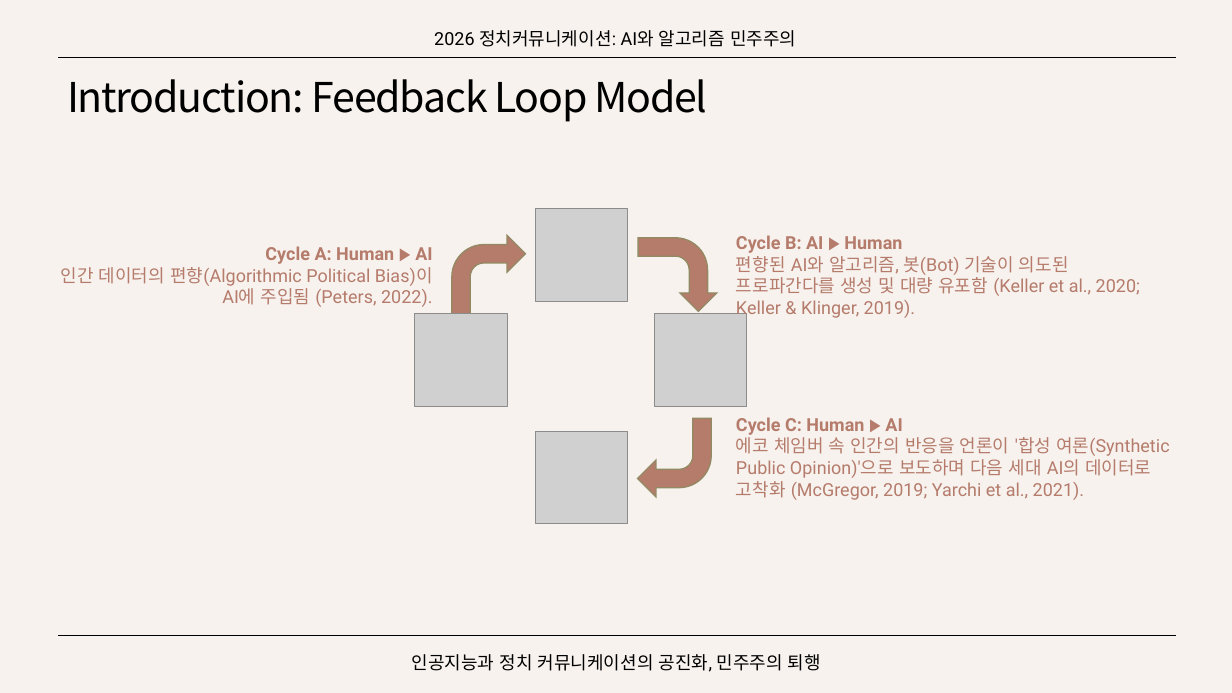
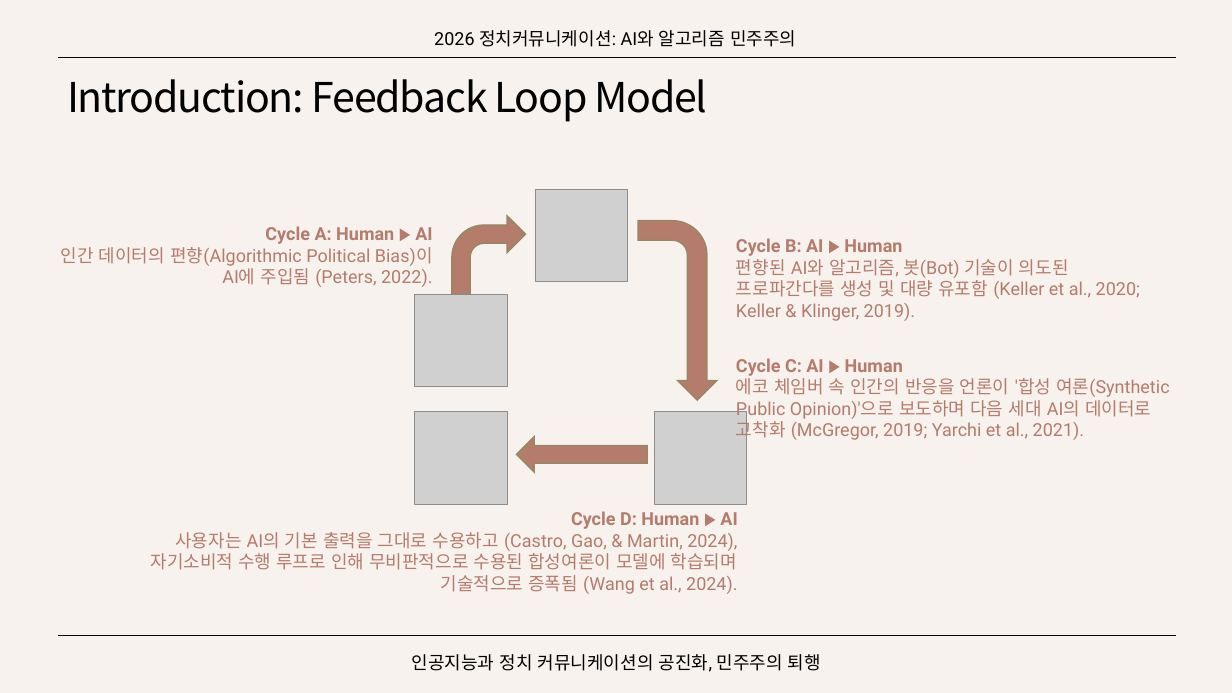
Before and after one commit to SongJongbeen/26-1, a slide deck: slide 3 of mac539/wk13_0527/presentation/13주 발제_송종빈.pptx. Drawn at 1232x693 pixels with LibreOffice and Linux fonts; fonts in the diff are those of the drawing; grey boxes stand for pictures. Boxes give left, top, right and bottom in pixels: in the first picture for what was removed or moved away, otherwise in the second. Text is boxed around its words. In the diff, an @@ line names an element or a change of style, - is before the commit and + after.

```diff
--- a/mac539/wk13_0527/presentation/13주 발제_송종빈.pptx
+++ b/mac539/wk13_0527/presentation/13주 발제_송종빈.pptx
@@ bent arrow: place and size @@
-bent arrow at bbox=[638, 238, 717, 312]
+bent arrow at bbox=[638, 220, 717, 400]
@@ 2 pictures, 1 text, 1 bent arrow: place and size @@
-2 pictures, 1 text, 1 bent arrow at bbox=[61, 209, 628, 407]
+2 pictures, 1 text, 1 bent arrow at bbox=[61, 189, 628, 387]
@@ picture removed at bbox=[654, 314, 747, 407] @@
@@ text "Cycle C: AI ▶ Human": place and size @@
-text "Cycle C: AI ▶ Human" at bbox=[736, 417, 1169, 500]
+text "Cycle C: AI ▶ Human" at bbox=[736, 358, 1169, 442]
@@ text at bbox=[736, 358, 903, 376]: text changed @@
-Cycle C: Human ▶ AI
+Cycle C: AI ▶ Human
@@ picture added at bbox=[415, 412, 507, 505] @@
@@ bent arrow removed at bbox=[638, 419, 712, 497] @@
@@ picture added at bbox=[654, 412, 747, 505] @@
@@ left arrow added at bbox=[517, 436, 648, 472], fill #B57B6B, outline #928A63 1 pt @@
@@ picture removed at bbox=[536, 432, 628, 524] @@
@@ text added at bbox=[150, 511, 737, 594], 14 pt, text #B57B6B @@
+Cycle D: Human ▶ AI
+사용자는 AI의 기본 출력을 그대로 수용하고 (Castro, Gao, & Martin, 2024), 자기소비적 수행 루프로 인해 무비판적으로 수용된 합성여론이 모델에 학습되며 기술적으로 증폭됨 (Wang et al., 2024).
```
Also in this commit, not shown: 10 other slides changed, 7 slides added, 3 other files.
